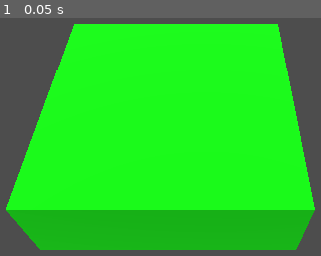
Above: before the commit, frame 1.
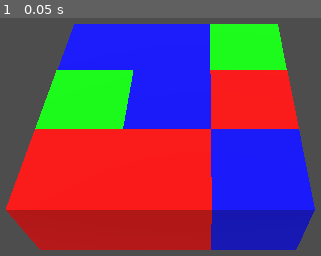
Above: after the commit, the same moment.

Repository: Blubtastic/godot_minesweeper
Game: Godot game, scene res://main.tscn
Two runs of this game, one before a commit and one after it. Both use one fixed random seed, a clock stepped at 60 frames per second and the inputs below.
Inputs:
- Up to frame 1 (0.05 s): no input

The runs differ from the first frame. In frame 1, 67% of the frame differs, in the area x 1-99%, y 2-98%.

Commit message:
cubegrid with three random colors

Diff:
--- a/cube.tscn
+++ b/cube.tscn
@@ -1,21 +1,21 @@
-[gd_scene load_steps=5 format=3 uid="uid://cnor6jdbe28rj"]
+[gd_scene load_steps=6 format=3 uid="uid://cnor6jdbe28rj"]
 
 [ext_resource type="Script" path="res://cube_logic.gd" id="1_nu0u4"]
+[ext_resource type="BoxMesh" uid="uid://b8huspb6fwokg" path="res://cube_mesh.tres" id="2_l54qn"]
+[ext_resource type="BoxMesh" uid="uid://cgwn5ijek178y" path="res://cube_mesh2.tres" id="3_3llbw"]
+[ext_resource type="BoxMesh" uid="uid://bfdb1rpwdtjkb" path="res://cube_mesh3.tres" id="4_tcda0"]
 
 [sub_resource type="BoxShape3D" id="BoxShape3D_aokb8"]
 
-[sub_resource type="StandardMaterial3D" id="StandardMaterial3D_cu7mv"]
-albedo_color = Color(0.42365, 0.423651, 0.423651, 1)
-
-[sub_resource type="BoxMesh" id="BoxMesh_48bt1"]
-material = SubResource("StandardMaterial3D_cu7mv")
-
 [node name="Cube" type="StaticBody3D"]
-transform = Transform3D(1, 0, 0, 0, 1, 0, 0, 0, 1, 0.5, 0, 0.5)
+transform = Transform3D(1, 0, 0, 0, 1, 0, 0, 0, 1, 0.5, 0.5, 0.5)
 script = ExtResource("1_nu0u4")
+mesh1 = ExtResource("2_l54qn")
+mesh2 = ExtResource("3_3llbw")
+mesh3 = ExtResource("4_tcda0")
 
 [node name="CollisionShape3D" type="CollisionShape3D" parent="."]
 shape = SubResource("BoxShape3D_aokb8")
 
 [node name="MeshInstance3D" type="MeshInstance3D" parent="."]
-mesh = SubResource("BoxMesh_48bt1")
+mesh = ExtResource("2_l54qn")
--- a/cube_logic.gd
+++ b/cube_logic.gd
@@ -1,4 +1,7 @@
 extends StaticBody3D
+@export var mesh1: Mesh
+@export var mesh2: Mesh
+@export var mesh3: Mesh
 
 var color1 = Color(1, 0, 0)
 var color2 = Color(0, 1, 0)
@@ -6,4 +9,5 @@
 var selectedColor = [color1, color2, color3].pick_random()
 
 func _ready() -> void:
-	$MeshInstance3D.mesh.material.albedo_color = selectedColor
+	var selectedMesh: Mesh = [mesh1, mesh2, mesh3].pick_random()
+	$MeshInstance3D.mesh = selectedMesh
--- /dev/null
+++ b/cube_mesh.tres
@@ -0,0 +1,7 @@
+[gd_resource type="BoxMesh" load_steps=2 format=3 uid="uid://b8huspb6fwokg"]
+
+[sub_resource type="StandardMaterial3D" id="StandardMaterial3D_cu7mv"]
+albedo_color = Color(0, 0, 1, 1)
+
+[resource]
+material = SubResource("StandardMaterial3D_cu7mv")
--- /dev/null
+++ b/cube_mesh2.tres
@@ -0,0 +1,7 @@
+[gd_resource type="BoxMesh" load_steps=2 format=3 uid="uid://cgwn5ijek178y"]
+
+[sub_resource type="StandardMaterial3D" id="StandardMaterial3D_cu7mv"]
+albedo_color = Color(1, 0, 0, 1)
+
+[resource]
+material = SubResource("StandardMaterial3D_cu7mv")
--- /dev/null
+++ b/cube_mesh3.tres
@@ -0,0 +1,7 @@
+[gd_resource type="BoxMesh" load_steps=2 format=3 uid="uid://bfdb1rpwdtjkb"]
+
+[sub_resource type="StandardMaterial3D" id="StandardMaterial3D_cu7mv"]
+albedo_color = Color(0, 1, 0, 1)
+
+[resource]
+material = SubResource("StandardMaterial3D_cu7mv")
--- a/main.tscn
+++ b/main.tscn
@@ -15,7 +15,6 @@
 [node name="Node3D" type="Node3D" parent="."]
 
 [node name="Cube" parent="Node3D" instance=ExtResource("2_yxq1d")]
-transform = Transform3D(1, 0, 0, 0, 1, 0, 0, 0, 1, 0.5, 0.5, 0.5)
 
 [node name="Cube2" parent="Node3D" instance=ExtResource("2_yxq1d")]
 transform = Transform3D(1, 0, 0, 0, 1, 0, 0, 0, 1, 0.5, 0.5, 1.5)
